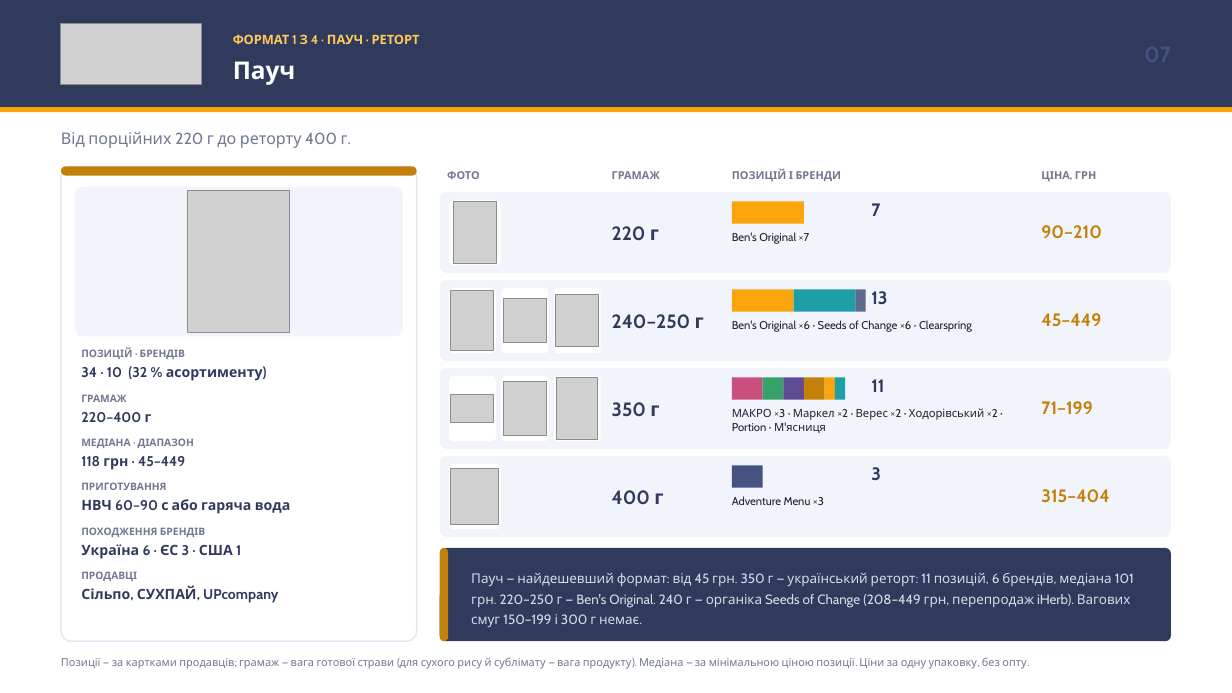
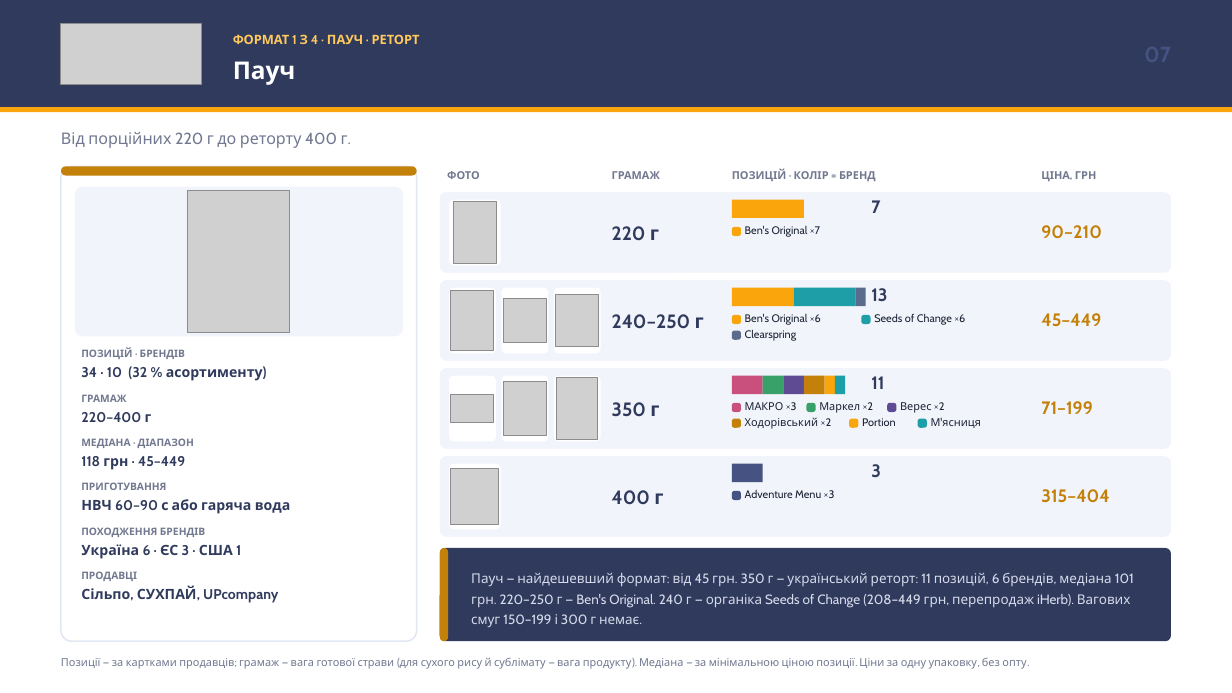
Before and after one commit to IllyaChaplygin/Chaplygin-Illya, a slide deck: slide 7 of market-research/Gotovyi_Rys_Final_v2.pptx. Drawn at 1232x693 pixels with LibreOffice and Linux fonts; fonts in the diff are those of the drawing; grey boxes stand for pictures. Boxes give left, top, right and bottom in pixels: in the first picture for what was removed or moved away, otherwise in the second. Text is boxed around its words. In the diff, an @@ line names an element or a change of style, - is before the commit and + after.

```diff
--- a/market-research/Gotovyi_Rys_Final_v2.pptx
+++ b/market-research/Gotovyi_Rys_Final_v2.pptx
@@ text at (732, 168, 876, 181): text changed @@
-ПОЗИЦІЙ І БРЕНДИ
+ПОЗИЦІЙ · КОЛІР = БРЕНД
@@ rectangle: place and size @@
-rectangle at (732, 201, 804, 224)
+rectangle at (732, 200, 804, 218)
@@ rounded rectangle added at (732, 227, 741, 237), fill #F9A50B @@
@@ text "Ben's Original ×7" at (745, 226, 820, 237): size 8.8 to 8.5 pt; line spacing 1.05 to 1 @@
@@ text "Ben's Original ×7": place and size @@
-text "Ben's Original ×7" at (732, 232, 810, 244)
+text "Ben's Original ×7" at (745, 226, 820, 237)
@@ 9 rectangles: place and size @@
-9 rectangles at (732, 289, 866, 399)
+9 rectangles at (732, 287, 866, 395)
@@ rounded rectangle added at (732, 315, 741, 324), fill #F9A50B @@
@@ text added at (745, 314, 821, 325), 8.5 pt, text #1C2235 @@
+Ben's Original ×6
@@ rounded rectangle added at (861, 315, 871, 324), fill #1E9EA6 @@
@@ text at (874, 314, 965, 325): text changed; size 8.8 to 8.5 pt @@
-Ben's Original ×6 · Seeds of Change ×6 · Clearspring
+Seeds of Change ×6
@@ rounded rectangle added at (732, 331, 741, 340), fill #5B6B8C @@
@@ text added at (745, 330, 797, 341), 8.5 pt, text #1C2235 @@
+Clearspring
@@ text removed at (732, 408, 998, 433) @@
-МАКРО ×3 · Маркел ×2 · Верес ×2 · Ходорівський ×2 · Portion · М'ясниця
@@ rounded rectangle added at (732, 403, 741, 412), fill #C94F7C @@
@@ rounded rectangle added at (732, 419, 741, 428), fill #C4810A @@
@@ text added at (745, 402, 797, 410), 8.5 pt, text #1C2235 @@
+МАКРО ×3
@@ text added at (745, 418, 832, 429), 8.5 pt, text #1C2235 @@
+Ходорівський ×2
@@ rounded rectangle added at (807, 403, 816, 412), fill #37A169 @@
@@ text added at (819, 402, 874, 413), 8.5 pt, text #1C2235 @@
+Маркел ×2
@@ rounded rectangle added at (849, 419, 859, 428), fill #F9A50B @@
@@ text added at (862, 418, 896, 426), 8.5 pt, text #1C2235 @@
+Portion
@@ rounded rectangle added at (887, 403, 897, 412), fill #5E4B94 @@
@@ text added at (900, 402, 945, 413), 8.5 pt, text #1C2235 @@
+Верес ×2
@@ rounded rectangle added at (918, 419, 927, 428), fill #1E9EA6 @@
@@ text added at (931, 418, 980, 428), 8.5 pt, text #1C2235 @@
+М'ясниця
@@ rectangle: place and size @@
-rectangle at (732, 466, 762, 488)
+rectangle at (732, 464, 762, 482)
@@ rounded rectangle added at (732, 491, 741, 500), fill #465382 @@
@@ text "Adventure Menu ×3": place and size @@
-text "Adventure Menu ×3" at (732, 496, 824, 505)
+text "Adventure Menu ×3" at (745, 490, 835, 498)
@@ text "Adventure Menu ×3" at (745, 490, 835, 498): size 8.8 to 8.5 pt; line spacing 1.05 to 1 @@
```
Also in this commit, not shown: 9 other slides changed, 4 slides added, 1 slide removed, 5 other files.
